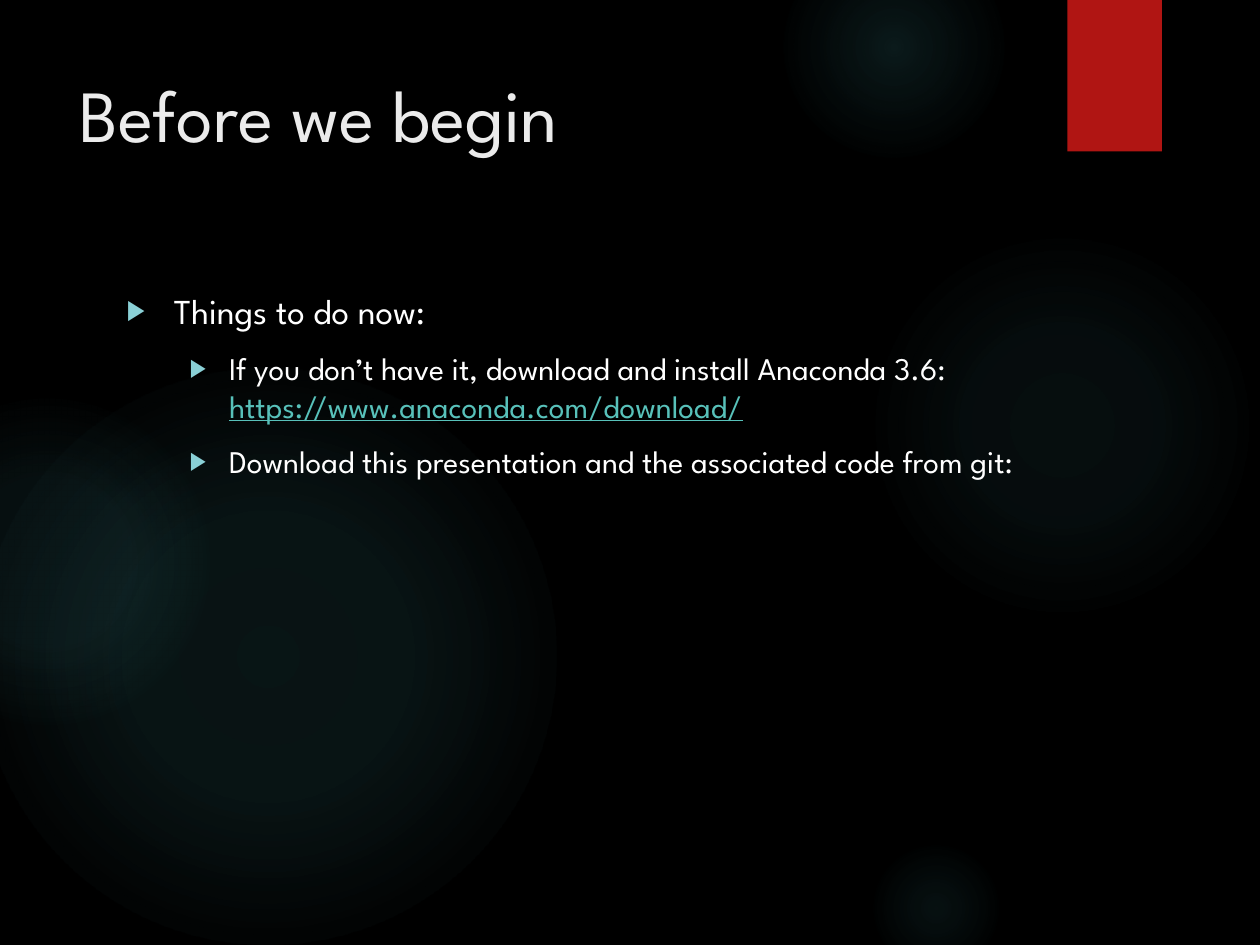
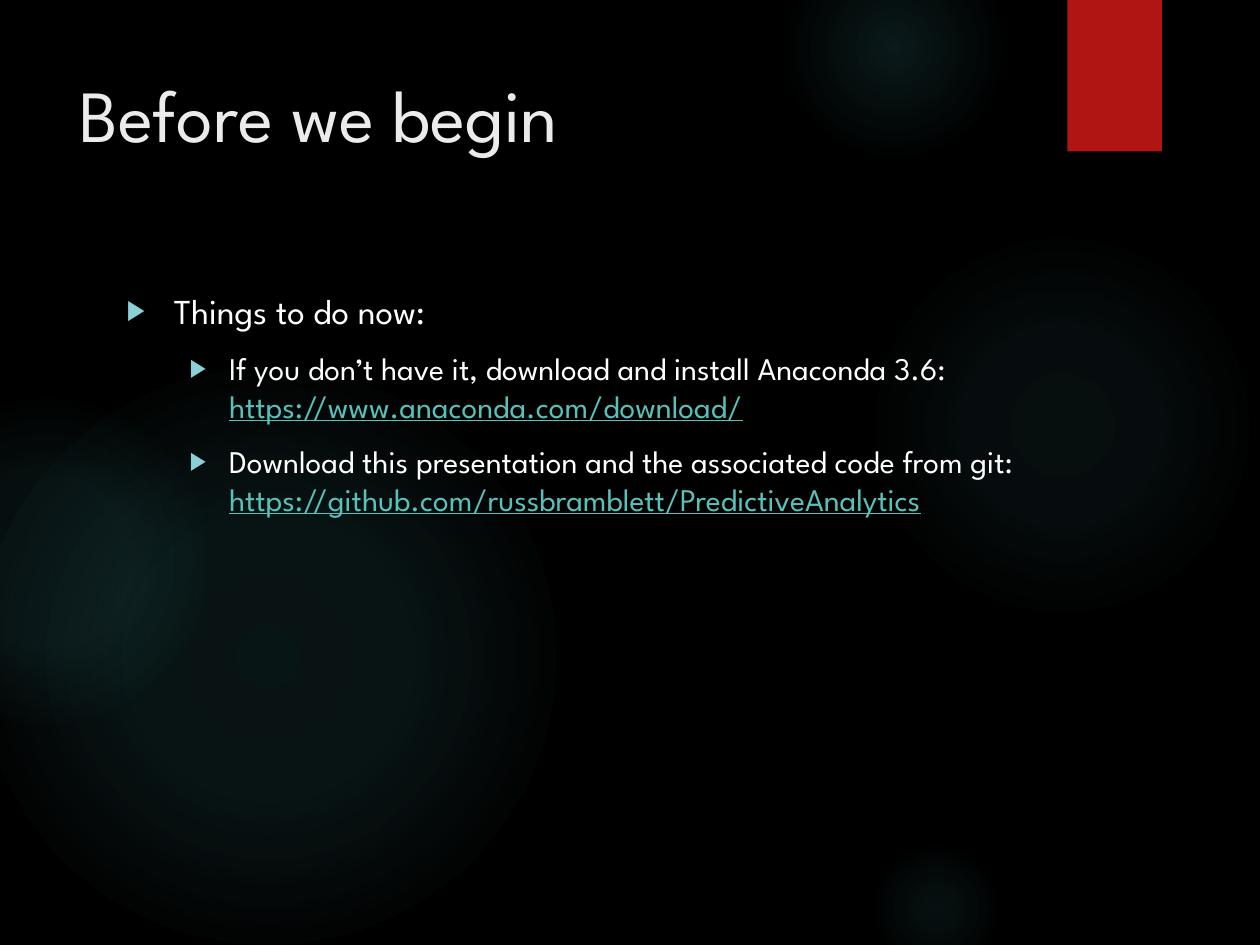
Before and after one commit to russbramblett/PredictiveAnalytics, a slide deck: slide 2 of Introduction to Predictive Analytics.pptx. Drawn at 1260x945 pixels with LibreOffice and Linux fonts; fonts in the diff are those of the drawing; background and template pictures are left out. Boxes give left, top, right and bottom in pixels: in the first picture for what was removed or moved away, otherwise in the second. Text is boxed around its words. In the diff, an @@ line names an element or a change of style, - is before the commit and + after.

```diff
--- a/Introduction to Predictive Analytics.pptx
+++ b/Introduction to Predictive Analytics.pptx
@@ text at (229, 451, 1012, 518): text changed @@
-  ▶ Download this presentation and the associated code from git:
+  ▶ Download this presentation and the associated code from git: https://github.com/russbramblett/PredictiveAnalytics
```
